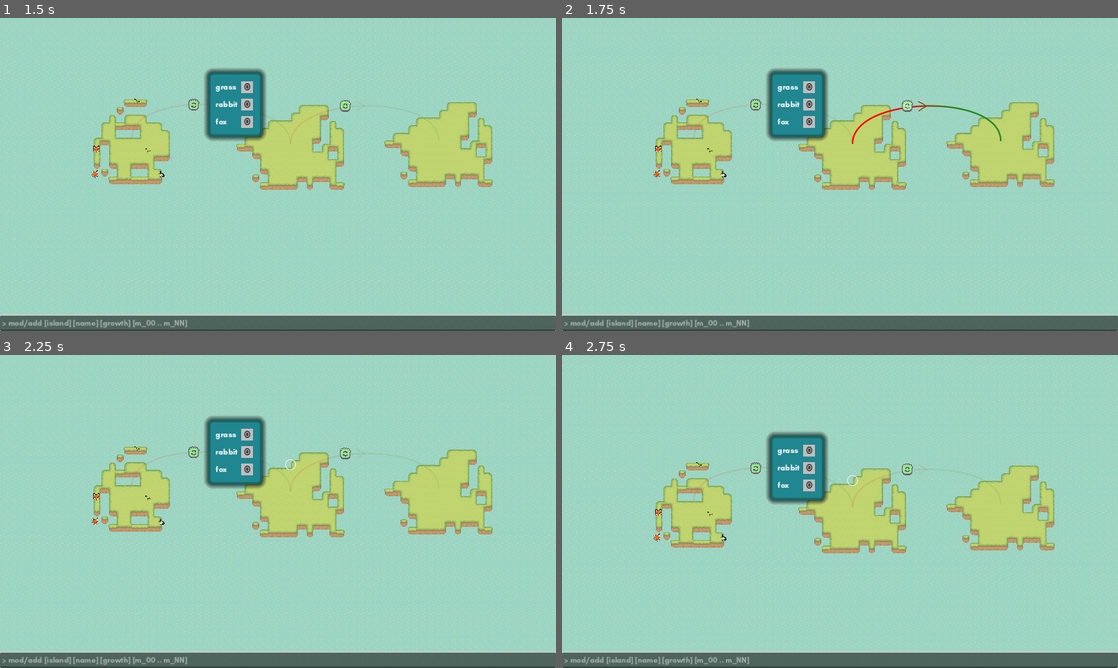
Above: before the commit, frames 1-4 (two rows, left to right).
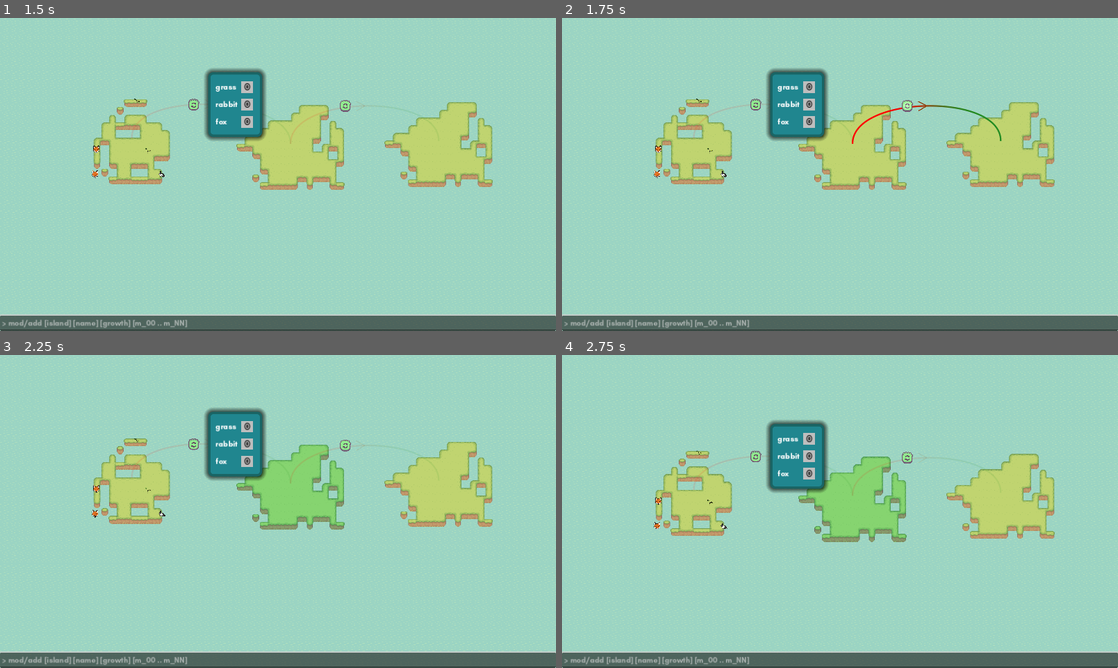
Above: after the commit, the same moments.

Repository: quimnuss/eco
Game: Godot game, scene res://scenes/world3.tscn
Same seed, same stepped clock (60 frames per second), same inputs: the game is played once before the commit and once after it. This scene is started directly instead of the project's main scene.
Inputs (mouse positions are in pixels of both pictures, inside the frame that each line leads up to):
- Up to frame 1 (1.5 s): click (278, 324) at 0.52 s; type "Alex" at 0.6 s; tap Enter at 1.25 s; drag from (194, 105) to (344, 105) at 1.27 s
- Up to frame 2 (1.75 s): no input
- Up to frame 3 (2.25 s): drag from (244, 423) to (272, 511) at 2.02 s
- Up to frame 4 (2.75 s): no input

Frame 1 is identical in both runs. In frame 2, less than 0.1% of the frame differs, in the area x 16-89%, y 21-52%; in frame 3, 9.8%; in frame 4, 11%, in the area x 16-89%, y 20-64%.
Error in both runs: Cannot call method 'add_child' on a null value. (res://scenes/world.gd:37)

Commit message:
new: working ui! :rocket:

Diff:
--- a/actors/glv.gd
+++ b/actors/glv.gd
@@ -153,6 +153,7 @@
         mutual.resize(num_species)
 
     num_species_changed.emit(species_names)
+    species_changed.emit(species_name, new_mutuality, new_growth)
 
 func add_species(species_name : String):
     var global_species_index : int = global_glv_sample.species_names.find(species_name)
@@ -176,6 +177,15 @@
         mutual.resize(num_species)
 
     num_species_changed.emit(species_names)
+    species_changed.emit(species_names, mutuality, growth)
+
+func add_species_enum(species_enum : Species.SpeciesEnum):
+    var species_name : String = Species.name_enum.keys()[species_enum+1]
+    var species_exists : bool = self.species_names.find(species_name) != -1
+    if not species_exists:
+        add_species(species_name)
+    else:
+        prints('Species',species_name,'already exists on',owner.name)
 
 # Gaia
 const DEFENSE_THRESHOLD : float = 0.5
--- a/actors/island.gd
+++ b/actors/island.gd
@@ -107,25 +107,12 @@
     if island_id == island:
         glv.add_species(species_name)
 
-func _on_area_2d_island_clicked():
-    pass
-    #$Control.visible = not $Control.visible
-    #if not pops.visible:
-        #pops.visible = true
-        #lifeform_spawner.modulate.a = 0.4
-    #elif not species_grid.visible:
-        #species_grid.visible = true
-    #else:
-        #pops.visible = false
-        #species_grid.visible = false
-        #lifeform_spawner.modulate.a = 1
-
-
 func _on_glv_densities_update(new_densities : Array[float]):
     var species_densities = Util.zip(glv.species_names, new_densities)
     densities_update.emit(species_densities)
 
-
-
 func _on_density_button_toggled(toggled_on : bool):
     lifeform_spawner.modulate.a = 0.4 if toggled_on else 1.0
+
+func _on_glv_num_species_changed(species_names):
+    species_changed.emit(species_names)
--- a/actors/island.tscn
+++ b/actors/island.tscn
@@ -108,6 +108,7 @@
 offset_bottom = -41.0
 grow_horizontal = 2
 grow_vertical = 2
+mouse_filter = 1
 script = ExtResource("7_r1y20")
 
 [node name="TextureRect" type="TextureRect" parent="Control"]
@@ -177,21 +178,22 @@
 [connection signal="densities_update" from="GLV" to="." method="_on_glv_densities_update"]
 [connection signal="densities_update" from="GLV" to="LifeformSpawner" method="_on_glv_densities_update"]
 [connection signal="densities_update" from="GLV" to="Pops" method="_on_glv_densities_update"]
+[connection signal="num_species_changed" from="GLV" to="." method="_on_glv_num_species_changed"]
 [connection signal="num_species_changed" from="GLV" to="Pops" method="_on_glv_num_species_changed"]
 [connection signal="species_changed" from="GLV" to="SpeciesGrid" method="_on_glv_species_changed"]
 [connection signal="closed" from="Pops" to="Control" method="_on_pops_closed"]
 [connection signal="pressed" from="Pops/CloseButton" to="Pops" method="_on_close_button_pressed"]
-[connection signal="toggled" from="Pops/CloseButton" to="Pops" method="_on_close_button_toggled"]
 [connection signal="change_growth" from="SpeciesGrid" to="GLV" method="change_growth"]
 [connection signal="change_mutuality" from="SpeciesGrid" to="GLV" method="change_mutuality"]
 [connection signal="closed" from="SpeciesGrid" to="Control" method="_on_species_grid_closed"]
-[connection signal="gui_input" from="Control" to="Control" method="_on_gui_input"]
+[connection signal="add_species" from="SpeciesScrollbox" to="GLV" method="add_species_enum"]
+[connection signal="pressed" from="SpeciesScrollbox" to="Control" method="_on_species_scrollbox_pressed"]
 [connection signal="mouse_entered" from="Control" to="Control" method="_on_mouse_entered"]
 [connection signal="mouse_exited" from="Control" to="Control" method="_on_mouse_exited"]
 [connection signal="toggled" from="Control/Radial/DensityButton" to="." method="_on_density_button_toggled"]
 [connection signal="toggled" from="Control/Radial/DensityButton" to="Control" method="_on_texture_button_toggled"]
 [connection signal="toggled" from="Control/Radial/MutualityButton" to="Control" method="_on_texture_button_2_toggled"]
 [connection signal="toggled" from="Control/Radial/AddSpeciesButton" to="Control" method="_on_texture_button_3_toggled"]
-[connection signal="island_clicked" from="Area2D" to="." method="_on_area_2d_island_clicked"]
+[connection signal="island_clicked" from="Area2D" to="Control" method="select_island"]
 [connection signal="mouse_entered" from="Area2D" to="Control" method="_on_mouse_entered"]
 [connection signal="mouse_exited" from="Area2D" to="Control" method="_on_mouse_exited"]
--- a/actors/pops.gd
+++ b/actors/pops.gd
@@ -42,4 +42,4 @@
     closed.emit()
 
 func _on_close_button_pressed():
-    self.visible = false
+    close()
--- a/data/3_sample_0.tres
+++ b/data/3_sample_0.tres
@@ -1,4 +1,4 @@
-[gd_resource type="Resource" script_class="GLVSample" load_steps=2 format=3]
+[gd_resource type="Resource" script_class="GLVSample" load_steps=2 format=3 uid="uid://bj1g704qr2oxy"]
 
 [ext_resource type="Script" path="res://actors/glv_sample.gd" id="1_12wmr"]
 
--- a/scenes/world.gd
+++ b/scenes/world.gd
@@ -36,7 +36,9 @@
         var fps_counter = load("res://ui/fps_counter.tscn").instantiate()
         get_node('UI').add_child(fps_counter)
 
-
+func _unhandled_input(event):
+    if event is InputEventMouseButton and event.button_index == MOUSE_BUTTON_LEFT and event.is_pressed():
+        get_tree().call_group('island_selectors', 'deselect')
 
 func _on_button_toggled(_toggled_on):
     get_tree().call_group('glvs', 'freeze')
--- a/scripts/highlighter.gd
+++ b/scripts/highlighter.gd
@@ -8,6 +8,6 @@
 
 func _input_event(viewport, event, _shape_idx):
     if event is InputEventMouseButton and event.button_index == MOUSE_BUTTON_LEFT:
-        if event.pressed and control.is_hovered:
+        if event.pressed and control.is_hovered and not control.is_selected:
             island_clicked.emit()
             #viewport.set_input_as_handled()
--- a/ui/island_control.gd
+++ b/ui/island_control.gd
@@ -6,21 +6,39 @@
 func _ready():
     add_to_group('island_selectors')
 
+var num_hovered : int = 0
+
 func _on_mouse_entered():
+    num_hovered += 1
+    if num_hovered > 2:
+        num_hovered = 2
     is_hovered = true
-    $TextureRect.visible = true
-
+    #$TextureRect.visible = true
+    $"../TileMap".modulate.r = 0.7
 
 func _on_mouse_exited():
-    is_hovered = false
-    if not is_selected:
-        $TextureRect.visible = false
+    # hack because two area2d influence hovered
+    num_hovered -= 1
+    if num_hovered <= 0:
+        num_hovered = 0
+        is_hovered = false
+        if not is_selected:
+            $TextureRect.visible = false
+            $"../TileMap".modulate.r = 1
 
+func select_island():
+    is_selected = true
+    $TextureRect.visible = true
+    $Radial.visible = is_selected
+
+# called by unhandled input
 func deselect():
-    if not is_hovered:
+    if not is_hovered and is_selected:
         is_selected = false
+        $Radial/AddSpeciesButton.set_pressed(false)
         $Radial.visible = false
         $TextureRect.visible = false
+        $"../TileMap".modulate.r = 1
 
 func _on_texture_button_toggled(toggled_on):
     $"../Pops".visible = toggled_on
@@ -30,25 +48,26 @@
     $"../SpeciesGrid".visible = toggled_on
 
 
-func _on_gui_input(event):
-    if event is InputEventMouseButton and event.is_pressed():
-        if event.button_index == MOUSE_BUTTON_LEFT:
-            is_selected = not is_selected
-            $Radial.visible = is_selected
-            get_tree().call_group('island_selectors', 'deselect')
-
-
-
+func _gui_input(event):
+    pass
+    #if event is InputEventMouseButton and event.is_pressed():
+        #if event.button_index == MOUSE_BUTTON_LEFT:
+            #is_selected = not is_selected
+            #if is_selected:
+                #select_island()
+            #get_tree().call_group('island_selectors', 'deselect')
 
 func _on_texture_button_3_toggled(toggled_on):
     $"../SpeciesScrollbox".visible = toggled_on
 
-
 func _on_pops_closed():
     var butt : TextureButton = $Radial/DensityButton as TextureButton
-    butt.set_pressed_no_signal(false)
-
+    butt.set_pressed(false)
 
 func _on_species_grid_closed():
     var butt : TextureButton = $Radial/MutualityButton as TextureButton
     butt.set_pressed_no_signal(false)
+
+func _on_species_scrollbox_pressed():
+    var butt : TextureButton = $Radial/AddSpeciesButton as TextureButton
+    butt.set_pressed(false)
--- a/ui/species_grid.gd
+++ b/ui/species_grid.gd
@@ -73,7 +73,6 @@
             one_square.change_mutuality.connect(_on_change_mutuality)
             grid_container.add_child(one_square)
 
-    prints('move title', previous_num_children, len(grid_container.get_children()))
     $PanelContainer/VBoxContainer.move_child(mutuality_title, -2)
 
 @onready var mutuality_title = $PanelContainer/VBoxContainer/MutualityTitle
--- a/ui/species_scrollbox.gd
+++ b/ui/species_scrollbox.gd
@@ -1,5 +1,8 @@
 extends Control
 @onready var v_box_container = %VBoxContainer
+
+signal add_species(species : Species.SpeciesEnum)
+signal pressed()
 
 func _ready():
     # remove none
@@ -7,8 +10,12 @@
     for species_enum : Species.SpeciesEnum in range(len(Species.species_frame)-1):
         var species_button : SpeciesTextureButton = SpeciesTextureButton.new()
         species_button.species_enum = species_enum
+        species_button.pressed_species.connect(_on_pressed)
         v_box_container.add_child(species_button)
-
 
 func _on_button_2d_toggled(toggled_on):
     self.visible = toggled_on
+
+func _on_pressed(species_enum : Species.SpeciesEnum):
+    add_species.emit(species_enum)
+    pressed.emit()
--- a/ui/species_scrollbox.tscn
+++ b/ui/species_scrollbox.tscn
@@ -2,7 +2,7 @@
 
 [ext_resource type="Script" path="res://ui/species_scrollbox.gd" id="1_1jior"]
 [ext_resource type="StyleBox" uid="uid://dshhldwlwy602" path="res://ui/scrollbox_stylebox.tres" id="1_o0tk3"]
-[ext_resource type="Script" path="res://ui/species_texture_button.gd" id="3_uc0q0"]
+[ext_resource type="Texture2D" uid="uid://dmplrh7sofu6p" path="res://assets/icons/Grass-Buttons-+.png" id="3_saew5"]
 
 [sub_resource type="Gradient" id="Gradient_xf4kk"]
 offsets = PackedFloat32Array(0, 0.213823, 0.740821, 1)
@@ -48,9 +48,10 @@
 layout_mode = 2
 size_flags_vertical = 3
 
-[node name="SpeciesTextureButton" type="TextureButton" parent="TextureRect/SpeciesScrollbox/VBoxContainer"]
-custom_minimum_size = Vector2(20, 20)
+[node name="TextureButton" type="TextureButton" parent="TextureRect/SpeciesScrollbox/VBoxContainer"]
+visible = false
+custom_minimum_size = Vector2(24, 24)
 layout_mode = 2
+texture_normal = ExtResource("3_saew5")
 ignore_texture_size = true
-stretch_mode = 4
-script = ExtResource("3_uc0q0")
+stretch_mode = 5
--- a/ui/species_texture_button.gd
+++ b/ui/species_texture_button.gd
@@ -6,14 +6,20 @@
 
 const texture_num_h_frames := 16
 
+signal pressed_species(species : Species.SpeciesEnum)
+
 func _ready():
     self.texture_normal = AtlasTexture.new()
     self.texture_normal.atlas = load("res://assets/animals_nature.png")
     self.ignore_texture_size = true
     self.stretch_mode = TextureButton.STRETCH_KEEP_ASPECT_CENTERED
     self.custom_minimum_size = Vector2(24,24)
+    self.pressed.connect(_on_pressed)
 
     var frame : int = Species.species_frame[species_enum]
     var atlas_coords = Vector2i(frame % texture_num_h_frames, int(frame/texture_num_h_frames))
     self.texture_normal.region = Rect2(atlas_coords.x*72, atlas_coords.y*72, 72, 72)
     #prints(Species.name_enum.keys()[species_enum+1], species_enum,  frame, atlas_coords, self.texture_normal.region)
+
+func _on_pressed():
+    pressed_species.emit(species_enum)
